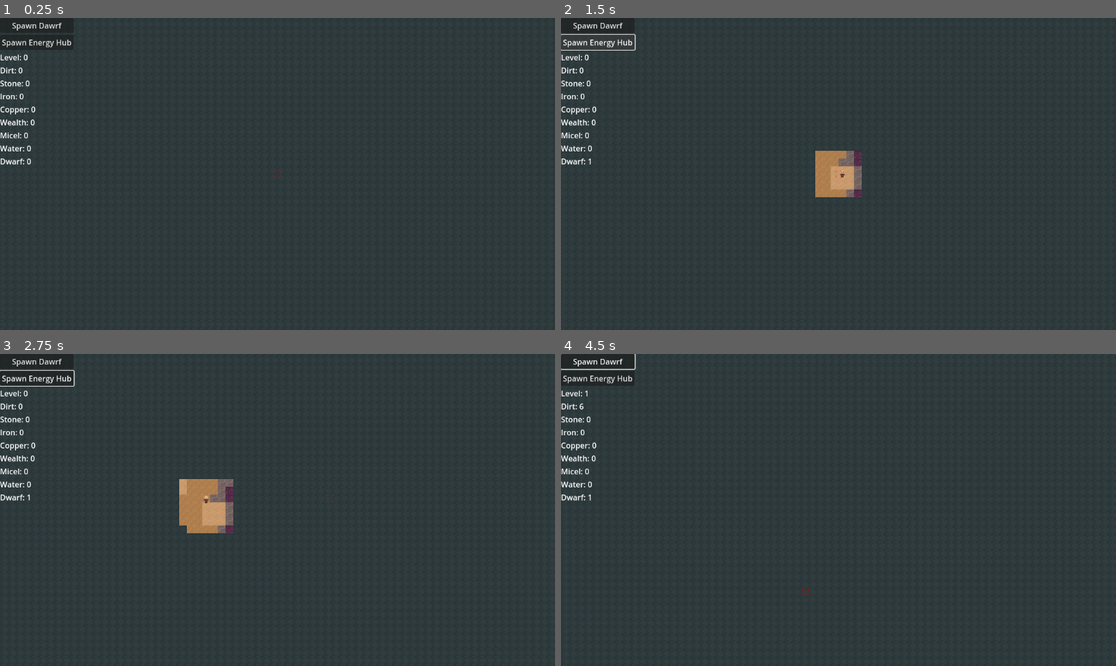
Above: before the commit, frames 1-4 (two rows, left to right).
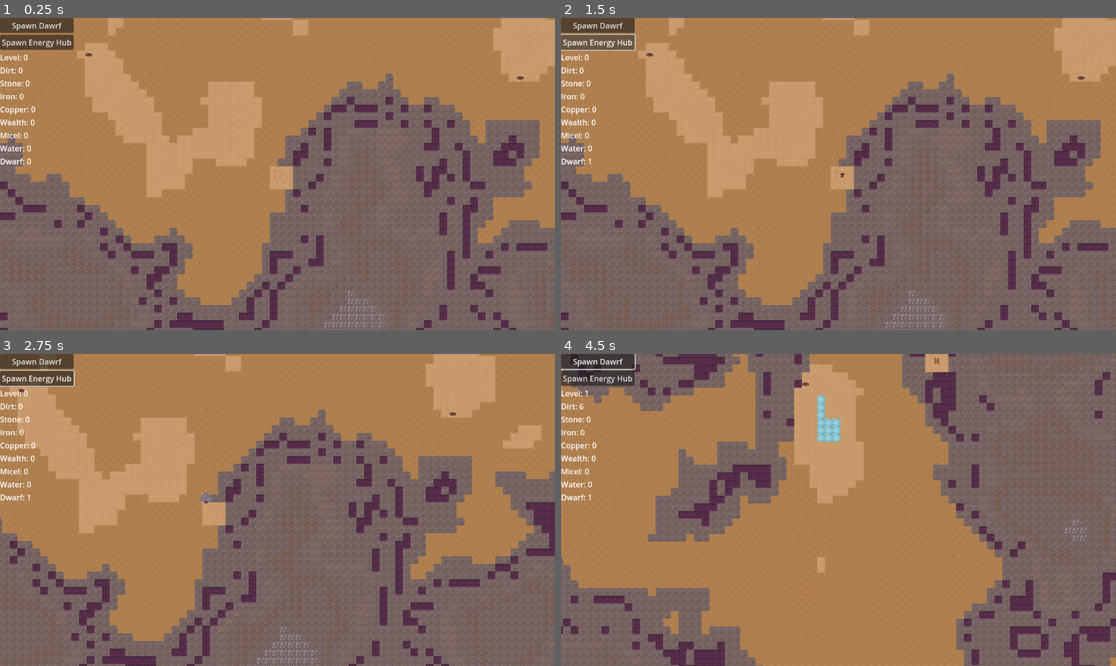
Above: after the commit, the same moments.

Repository: themoonforge/evergrove
Game: Godot game, scene res://world.tscn
The game is run twice, just before and just after one commit, with the same random seed, the same clock (stepped at 60 frames per second) and the same inputs.
Inputs (mouse positions are in pixels of both pictures, inside the frame that each line leads up to):
- Up to frame 1 (0.25 s): no input
- Up to frame 2 (1.5 s): click "Spawn Dawrf" at 0.5 s; click "Spawn Energy Hub" at 1.25 s
- Up to frame 3 (2.75 s): tap Enter at 2 s; move the mouse to (399, 494) at 2.02 s; hold Right (ui_right) from 2.03 s (still down); tap Q at 2.1 s; click (399, 494) at 2.17 s
- Up to frame 4 (4.5 s): move the mouse to (727, 525) at 2.77 s; release Right (ui_right) at 2.78 s; hold Down (ui_down) 2.78-3.53 s; tap E at 2.85, 4.35 s; move the mouse to (894, 441) at 3.52 s; hold Right (ui_right) 3.53-4.28 s; tap Q at 3.6 s; move the mouse to (810, 572) at 4.27 s; hold Up (ui_up) from 4.28 s (still down); click (810, 572) at 4.42 s

The runs differ from the first frame. In frame 1, 99% of the frame differs, in the area x 0-100%, y 0-100%; in frame 2, 98%; in frame 3, 98%; in frame 4, 99%.
Error in both runs: Invalid access to property or key 'hub_container' on a base object of type 'Sprite2D'. (res://gui.gd:44)

Commit message:
refactor animations + add effect animation

Diff:
--- a/evergrove/dwarf/Dwarf.tscn
+++ b/evergrove/dwarf/Dwarf.tscn
@@ -10,6 +10,9 @@
 [ext_resource type="Texture2D" uid="uid://cr2plkw5xnbi3" path="res://dwarf/left_1.png" id="8_0vncw"]
 [ext_resource type="Texture2D" uid="uid://bibahjkkw2ys6" path="res://dwarf/right_0.png" id="9_5vjde"]
 [ext_resource type="Texture2D" uid="uid://srptwyredqai" path="res://dwarf/right_1.png" id="10_fsbmi"]
+[ext_resource type="Texture2D" uid="uid://inm3k1w0cnk" path="res://dwarf/dust/dust1.png" id="11_rxt8n"]
+[ext_resource type="Texture2D" uid="uid://bisjwwocnk0ic" path="res://dwarf/dust/dust2.png" id="12_pxos2"]
+[ext_resource type="Texture2D" uid="uid://wlufure3rfcb" path="res://dwarf/dust/dust3.png" id="13_bj6et"]
 
 [sub_resource type="SpriteFrames" id="SpriteFrames_rwkfb"]
 animations = [{
@@ -66,6 +69,51 @@
 "speed": 5.0
 }]
 
+[sub_resource type="SpriteFrames" id="SpriteFrames_730oe"]
+animations = [{
+"frames": [{
+"duration": 1.0,
+"texture": ExtResource("11_rxt8n")
+}, {
+"duration": 1.0,
+"texture": ExtResource("12_pxos2")
+}, {
+"duration": 1.0,
+"texture": ExtResource("13_bj6et")
+}],
+"loop": true,
+"name": &"eating_effect",
+"speed": 5.0
+}, {
+"frames": [{
+"duration": 1.0,
+"texture": ExtResource("11_rxt8n")
+}, {
+"duration": 1.0,
+"texture": ExtResource("12_pxos2")
+}, {
+"duration": 1.0,
+"texture": ExtResource("13_bj6et")
+}],
+"loop": true,
+"name": &"mining_effect",
+"speed": 5.0
+}, {
+"frames": [{
+"duration": 1.0,
+"texture": ExtResource("11_rxt8n")
+}, {
+"duration": 1.0,
+"texture": ExtResource("12_pxos2")
+}, {
+"duration": 1.0,
+"texture": ExtResource("13_bj6et")
+}],
+"loop": true,
+"name": &"sleeping_effect",
+"speed": 5.0
+}]
+
 [node name="Dwarf" type="Node2D"]
 texture_filter = 1
 script = ExtResource("1_c3sis")
@@ -75,6 +123,13 @@
 position = Vector2(0, -8)
 texture = ExtResource("2_7ed72")
 
-[node name="AnimatedSprite2D" type="AnimatedSprite2D" parent="."]
+[node name="CharacterAnimator" type="AnimatedSprite2D" parent="."]
 position = Vector2(0, -9)
 sprite_frames = SubResource("SpriteFrames_rwkfb")
+
+[node name="EffectAnimator" type="AnimatedSprite2D" parent="."]
+visible = false
+z_index = 1
+position = Vector2(0, -12)
+sprite_frames = SubResource("SpriteFrames_730oe")
+animation = &"sleeping_effect"
--- a/evergrove/dwarf/dwarf.gd
+++ b/evergrove/dwarf/dwarf.gd
@@ -3,23 +3,62 @@
 class_name Dwarf
 
 @export var current_dungeon_layer: DungeonLayer
+
+@onready var character_animator: AnimatedSprite2D = $"./CharacterAnimator"
+@onready var effect_animator: AnimatedSprite2D = $"./EffectAnimator"
 
 @onready var game_state: GameState = $"/root/Game/GameState"
 @onready var world: World = $"/root/Game/World"
 
-@export var walking_speed = 75.0
-@export var walking_direction = WalkingDirection.FRONT
-@export var walking = false
+@export var walking_speed: float = 75.0
+@export var walking_direction: WalkingDirection = WalkingDirection.DEFAULT
+@export var behaviour: Behaviour = Behaviour.IDLE
 @export var walking_path: PackedVector3Array = []
-@export var current_level = 0
+@export var current_level: int = 0
 @export var current_position: Vector2i = Vector2i(0, 0)
 @export var view_range: int = 3
+
+const idle_animation = "default"
+const sleeping_animation = idle_animation
+const eating_animation = idle_animation
+
+const walking_front_animation = "walk_front"
+const walking_back_animation = "walk_back"
+const walking_left_animation = "walk_left"
+const walking_right_animation = "walk_right"
+const walking_default_animation = "default"
+
+const swiming_front_animation = walking_front_animation
+const swiming_back_animation = walking_back_animation
+const swiming_left_animation = walking_left_animation
+const swiming_right_animation = walking_right_animation
+const swiming_default_animation = walking_default_animation
+
+const mining_front_animation = walking_front_animation
+const mining_back_animation = walking_back_animation
+const mining_left_animation = walking_left_animation
+const mining_right_animation = walking_right_animation
+const mining_default_animation = walking_default_animation
+
+const mining_effect = "mining_effect"
+const eating_effect = "eating_effect"
+const sleeping_effect = "sleeping_effect"
 
 enum WalkingDirection {
 	FRONT,
 	BACK,
 	LEFT,
-	RIGHT
+	RIGHT,
+	DEFAULT
+}
+
+enum Behaviour {
+	IDLE,
+	WALKING,
+	SWIMMING,
+	MINING,
+	SLEEPING,
+	EATING,
 }
 
 func set_current_position(my_position: Vector2i, level: int, force: bool = false) -> void:
@@ -32,33 +71,88 @@
 func _ready():
 	# TODO retrieve walking direction and call play on animated sprite
 	# this is just an example how to call animations
-	var animated_sprite = self.get_child(1)
-	animated_sprite.play("walk_front")
 	# instantiate AI controller
 	add_child(Agent.create())
 	game_state.selected_dwarf = self
 	game_state.set_dwarfs(game_state.dwarfs + 1)
-
-func set_walking_direction(direction: WalkingDirection) -> void:
-	if walking_direction == direction:
+	set_animation(Behaviour.IDLE, WalkingDirection.DEFAULT)
+
+func play_animation(animator: AnimatedSprite2D, animation: String) -> void:
+	if !animator.is_playing() || animator.animation != animation || !animator.visible:
+		animator.visible = true
+		animator.play(animation)
+
+func stop_animation(animator: AnimatedSprite2D) -> void:
+	if animator.is_playing() || animator.visible:
+		animator.stop()
+		animator.visible = false
+
+func set_animation(my_behaviour: Behaviour, my_walking_direction: WalkingDirection) -> void:
+	if behaviour == my_behaviour && walking_direction == my_walking_direction:
 		return
-	walking_direction = direction
-	# TODO call play on animated sprite
-	# this is just an example how to call animations
-	var animated_sprite = self.get_child(1)
-	match walking_direction:
-		WalkingDirection.FRONT:
-			animated_sprite.play("walk_front")
-		WalkingDirection.BACK:
-			animated_sprite.play("walk_back")
-		WalkingDirection.LEFT:
-			animated_sprite.play("walk_left")
-		WalkingDirection.RIGHT:
-			animated_sprite.play("walk_right")
+
+	behaviour = my_behaviour
+	walking_direction = my_walking_direction
+
+	match behaviour:
+		Behaviour.IDLE:
+			play_animation(character_animator, idle_animation)
+			stop_animation(effect_animator)
+		Behaviour.WALKING:
+			stop_animation(effect_animator)
+			match walking_direction:
+				WalkingDirection.FRONT:
+					play_animation(character_animator, walking_front_animation)
+				WalkingDirection.BACK:
+					play_animation(character_animator, walking_back_animation)
+				WalkingDirection.LEFT:
+					play_animation(character_animator, walking_left_animation)
+				WalkingDirection.RIGHT:
+					play_animation(character_animator, walking_right_animation)
+				WalkingDirection.DEFAULT:
+					play_animation(character_animator, walking_default_animation)
+		Behaviour.SWIMMING:
+			stop_animation(effect_animator)
+			match walking_direction:
+				WalkingDirection.FRONT:
+					play_animation(character_animator, swiming_front_animation)
+				WalkingDirection.BACK:
+					play_animation(character_animator, swiming_back_animation)
+				WalkingDirection.LEFT:
+					play_animation(character_animator, swiming_left_animation)
+				WalkingDirection.RIGHT:
+					play_animation(character_animator, swiming_right_animation)
+				WalkingDirection.DEFAULT:
+					play_animation(character_animator, swiming_default_animation)
+		Behaviour.MINING:
+			play_animation(effect_animator, mining_effect)
+			match walking_direction:
+				WalkingDirection.FRONT:
+					play_animation(character_animator, mining_front_animation)
+				WalkingDirection.BACK:
+					play_animation(character_animator, mining_back_animation)
+				WalkingDirection.LEFT:
+					play_animation(character_animator, mining_left_animation)
+				WalkingDirection.RIGHT:
+					play_animation(character_animator, mining_right_animation)
+				WalkingDirection.DEFAULT:
+					play_animation(character_animator, mining_default_animation)
+		Behaviour.SLEEPING:
+			play_animation(effect_animator, sleeping_effect)
+			play_animation(character_animator, sleeping_animation)
+		Behaviour.EATING:
+			play_animation(effect_animator, eating_effect)
+			play_animation(character_animator, eating_animation)
+
+
+func set_behaviour(my_behaviour: Behaviour) -> void:
+	set_animation(my_behaviour, walking_direction)
+
+func set_walking_direction(my_direction: WalkingDirection) -> void:
+	set_animation(behaviour, my_direction)
 
 func _process(delta):
 	if walking_path.size() > 0:
-		walking = true
 		var target: Vector3i = walking_path[0]
 		if (target.z != current_level):
 			current_dungeon_layer.dwarf_container.remove_child(self)
@@ -68,24 +162,12 @@
 			current_dungeon_layer.dwarf_container.add_child(self)
 			walking_path.remove_at(0)
 			if walking_path.size() == 0:
-				walking = false
-				var animated_sprite = self.get_child(1)
-				animated_sprite.stop()
-				animated_sprite.play("default")
+				set_animation(Behaviour.IDLE, WalkingDirection.DEFAULT)
 			return
 		var target2D = world.visible_tile_map.map_to_local(Vector2(target.x, target.y))
 
 		var direction = (target2D - position).normalized()
 		var velocity = direction * walking_speed * delta
-
-		if direction.x > 0:
-			set_walking_direction(WalkingDirection.RIGHT)
-		elif direction.x < 0:
-			set_walking_direction(WalkingDirection.LEFT)
-		elif direction.y > 0:
-			set_walking_direction(WalkingDirection.FRONT)
-		elif direction.y < 0:
-			set_walking_direction(WalkingDirection.BACK)
 
 		var offset = Vector2i(0, 0)
 		match walking_direction:
@@ -102,9 +184,27 @@
 
 		var data = world.get_tile_data(next_position, target.z)
 
-		var walking_speed_factor: float = data.get_custom_data("walking_speed_factor")
-
-		velocity *= walking_speed_factor
+		var walking_speed_factor_next: float = data.get_custom_data("walking_speed_factor")
+		var is_walkable_next: float = data.get_custom_data("is_walkable")
+		var is_water_next: float = data.get_custom_data("is_water")
+
+		var my_behaviour = Behaviour.WALKING
+
+		if is_water_next:
+			my_behaviour = Behaviour.SWIMMING
+		if !is_walkable_next:
+			my_behaviour = Behaviour.MINING
+
+		if direction.x > 0:
+			set_animation(my_behaviour, WalkingDirection.RIGHT)
+		elif direction.x < 0:
+			set_animation(my_behaviour, WalkingDirection.LEFT)
+		elif direction.y > 0:
+			set_animation(my_behaviour, WalkingDirection.FRONT)
+		elif direction.y < 0:
+			set_animation(my_behaviour, WalkingDirection.BACK)
+
+		velocity *= walking_speed_factor_next
 
 		position += velocity
 		if (position - target2D).length() < 1.0:
@@ -114,17 +214,12 @@
 			walking_path.remove_at(0)
 
 			var data_now = world.get_tile_data(current_position, target.z)
-			var walkable: bool = data_now.get_custom_data("walkable")
+			var walkable: bool = data_now.get_custom_data("is_walkable")
 			if !walkable:
 				world.mine_tile(current_position, current_level)
 
 			if walking_path.size() == 0:
-				walking = false
-				var animated_sprite = self.get_child(1)
-				animated_sprite.stop()
-				# TODO set walking direction
-				# this is just an example how to call animations
-				animated_sprite.play("default")
+				set_animation(Behaviour.IDLE, WalkingDirection.DEFAULT)
 
 func walk_to(target: Vector2, level: int) -> void:
 	var current_key = world.get_unique_id(current_position, current_level)
--- a/evergrove/tile_set.tres
+++ b/evergrove/tile_set.tres
@@ -99,6 +99,7 @@
 0:11/0/custom_data_6 = 2
 0:11/0/custom_data_7 = true
 0:11/0/custom_data_9 = 0.1
+0:11/0/custom_data_10 = true
 0:12/0 = 0
 0:12/0/physics_layer_0/polygon_0/points = PackedVector2Array(-8, -8, -8, 8, 8, 8, 8, -8, -8, -8)
 0:12/0/custom_data_1 = 30.0
@@ -115,7 +116,7 @@
 
 [resource]
 physics_layer_0/collision_layer = 1
-custom_data_layer_0/name = "walkable"
+custom_data_layer_0/name = "is_walkable"
 custom_data_layer_0/type = 1
 custom_data_layer_1/name = "cost"
 custom_data_layer_1/type = 3
@@ -135,5 +136,7 @@
 custom_data_layer_8/type = 1
 custom_data_layer_9/name = "walking_speed_factor"
 custom_data_layer_9/type = 3
+custom_data_layer_10/name = "is_water"
+custom_data_layer_10/type = 1
 sources/0 = SubResource("TileSetAtlasSource_c0m51")
 sources/1 = SubResource("TileSetAtlasSource_e65jy")
--- a/evergrove/world.tscn
+++ b/evergrove/world.tscn
@@ -64,6 +64,7 @@
 [node name="World" type="Node2D" parent="."]
 texture_filter = 1
 script = ExtResource("1_2rb77")
+is_generating_fog_of_war = false
 
 [node name="TileCursor" type="Sprite2D" parent="World"]
 z_index = 1000
Not shown: 1 places in evergrove/dwarf/Dwarf.tscn that only renumber resources
Not shown, added: evergrove/hubs/beer_hub/beer_hub1.png.import
Not shown, added: evergrove/hubs/beer_hub/beer_hub2.png.import
Not shown, added: evergrove/hubs/energy_hub/energy_hub1.png.import
Not shown, added: evergrove/hubs/energy_hub/energy_hub2.png.import
Not shown, added: evergrove/hubs/food_hub/food_hub1.png.import
Not shown, added: evergrove/hubs/food_hub/food_hub2.png.import
